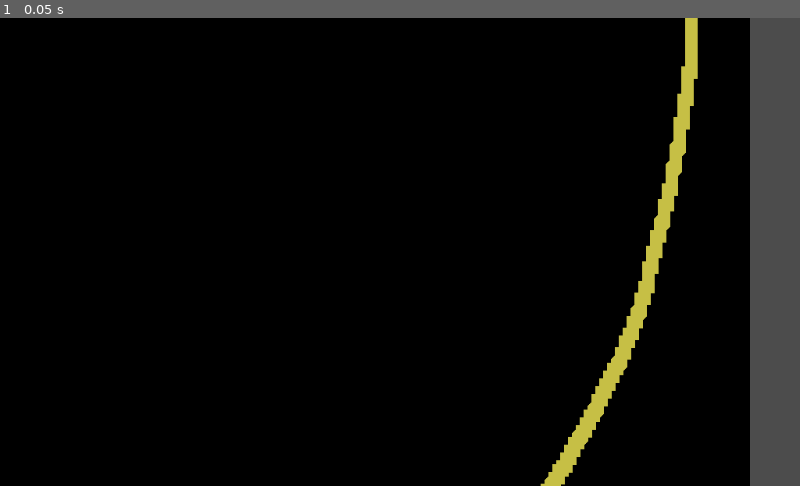
Above: before the commit, frame 1.
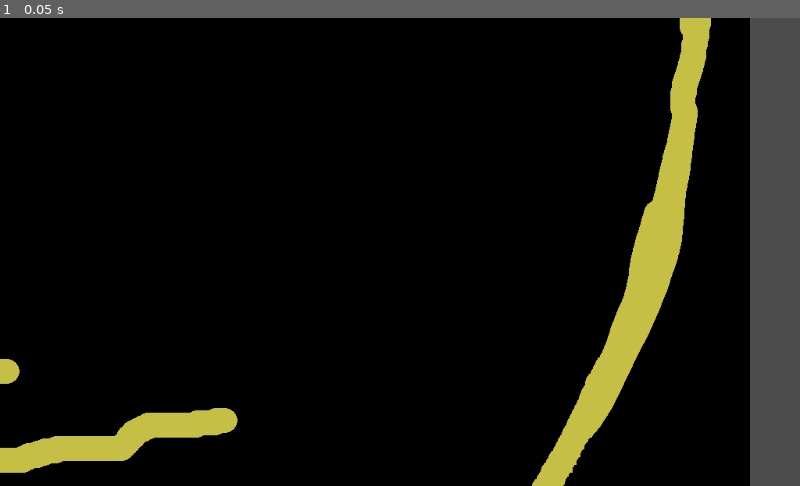
Above: after the commit, the same moment.

Repository: d0ctajones/gmtk-nugget
Game: Godot game, scene res://level/level.tscn
Same seed, same stepped clock (60 frames per second), same inputs: the game is played once before the commit and once after it. The project has no main scene, so this scene is started directly.
Inputs:
- Up to frame 1 (0.05 s): no input

The runs differ from the first frame. In frame 1, 4.3% of the frame differs, in the area x 0-89%, y 0-100%.

Commit message:
more platforms and collision

Diff:
--- a/level/level.tscn
+++ b/level/level.tscn
@@ -11,10 +11,10 @@
 position = Vector2( -66, 866 )
 
 [node name="CollisionPolygon2D" type="CollisionPolygon2D" parent="."]
-polygon = PoolVector2Array( -71, 891, -26, 891, -25, 892, 42, 892, 45, 889, 47, 888, 50, 885, 53, 882, 55, 881, 57, 879, 61, 877, 67, 875, 69, 874, 72, 873, 74, 872, 78, 870, 80, 869, 81, 868, 83, 867, 85, 866, 88, 865, 109, 865, 113, 866, 119, 869, 122, 872, 123, 873, 125, 876, 126, 878, 129, 880, 133, 882, 135, 883, 138, 886, 140, 888, 142, 891, 164, 891, 164, 915, -72, 916, -72, 892 )
+polygon = PoolVector2Array( -71, 891, -26, 891, -25, 892, 30, 892, 39, 888, 42, 887, 46, 887, 50, 885, 53, 882, 57, 879, 61, 877, 67, 875, 69, 874, 72, 873, 78, 870, 81, 868, 85, 866, 88, 865, 109, 865, 113, 866, 119, 869, 123, 873, 126, 878, 129, 880, 133, 882, 135, 883, 140, 884, 147, 884, 164, 884, 164, 915, -72, 916, -72, 892 )
 
 [node name="CollisionPolygon2D2" type="CollisionPolygon2D" parent="."]
-polygon = PoolVector2Array( -71, 892, -100, 892, -102, 891, -111, 889, -121, 888, -128, 885, -137, 884, -151, 884, -153, 883, -158, 882, -163, 882, -167, 880, -170, 879, -176, 878, -179, 878, -181, 877, -185, 876, -195, 874, -207, 872, -218, 870, -228, 868, -233, 867, -244, 865, -258, 862, -265, 861, -266, 885, -71, 918 )
+polygon = PoolVector2Array( -71, 892, -100, 892, -111, 891, -121, 889, -128, 886, -137, 885, -151, 885, -163, 883, -180, 879, -193, 877, -206, 874, -216, 872, -227, 870, -242, 867, -257, 864, -265, 861, -266, 885, -71, 918 )
 
 [node name="CollisionPolygon2D3" type="CollisionPolygon2D" parent="."]
 polygon = PoolVector2Array( 25, 824, 23, 820, 20, 817, 16, 815, 4, 815, 2, 814, 0, 813, -4, 812, -11, 812, -16, 810, -2 …(319 unchanged characters)…
@@ -29,8 +29,29 @@
 polygon = PoolVector2Array( -187, 620, -185, 614, -180, 610, -178, 609, -154, 609, -147, 610, -142, 611, -138, 610, -13 …(260 unchanged characters)…
 
 [node name="CollisionPolygon2D7" type="CollisionPolygon2D" parent="."]
-polygon = PoolVector2Array( 163, 891, 195, 891, 198, 889, 202, 887, 218, 887, 226, 885, 233, 883, 240, 881, 242, 880, 250, 878, 261, 876, 272, 874, 283, 872, 291, 870, 301, 867, 307, 865, 313, 863, 319, 861, 323, 860, 330, 860, 337, 858, 361, 856, 365, 855, 369, 854, 371, 853, 372, 852, 376, 852, 378, 851, 383, 851, 389, 849, 392, 847, 395, 847, 399, 845, 402, 842, 417, 842, 417, 862, 230, 907, 182, 915, 163, 915 )
+polygon = PoolVector2Array( 174, 881, 186, 881, 202, 881, 212, 879, 232, 877, 246, 875, 262, 874, 277, 870, 294, 866, 306, 859, 318, 855, 333, 855, 343, 849, 357, 836, 392, 847, 375, 874, 230, 907, 182, 915, 163, 915, 164, 884, 169, 884 )
 
 [node name="CollisionPolygon2D8" type="CollisionPolygon2D" parent="."]
 position = Vector2( 0, -1 )
-polygon = PoolVector2Array( -265, 862, -265, 861, -278, 861, -291, 858, -299, 856, -301, 856, -305, 851, -321, 846, -361, 836, -406, 821, -428, 810, -443, 802, -457, 792, -462, 792, -462, 787, -472, 787, -473, 815, -369, 862, -265, 885 )
+polygon = PoolVector2Array( -265, 862, -265, 861, -278, 861, -291, 858, -299, 856, -301, 856, -305, 851, -321, 846, -361, 836, -407, 823, -429, 812, -437.954, 805.604, -441, 799, -449, 792, -458, 788, -462, 787, -486, 772, -500, 754, -509, 730, -520, 706, -532, 688, -552, 668, -570, 661, -516, 774, -473, 815, -369, 862, -265, 885 )
+
+[node name="CollisionPolygon2D9" type="CollisionPolygon2D" parent="."]
+polygon = PoolVector2Array( -297, 600, -347, 600, -351, 598, -359, 596, -371, 592, -382, 584, -397, 576, -405, 570, -411, 570, -415, 572, -418, 575, -420, 579, -420, 587, -414, 598, -407, 606, -383, 618, -359, 624, -337, 628, -299, 628, -294, 625, -289, 617, -288, 614, -288, 609, -289, 607, -290, 605, -293, 602 )
+
+[node name="CollisionPolygon2D10" type="CollisionPolygon2D" parent="."]
+polygon = PoolVector2Array( -504, 495, -465, 496, -402, 490, -329, 475, -289, 464, -245, 434, -245, 428, -244, 420, -249, 412, -255, 408, -264, 407, -291, 419, -288, 422, -294, 431, -348, 445 )
+
+[node name="CollisionPolygon2D11" type="CollisionPolygon2D" parent="."]
+polygon = PoolVector2Array( -306, 381, -287, 361, -274, 347, -265, 325, -260, 301, -248, 238, -242, 187, -233, 117, -268, 114, -281, 228, -301, 325, -342, 365 )
+
+[node name="CollisionPolygon2D12" type="CollisionPolygon2D" parent="."]
+polygon = PoolVector2Array( -306, 381, -316, 398, -333, 405, -345, 416, -345, 427, -344, 429, -326, 429, -298, 420, -290, 419, -293, 428, -351, 444, -359, 415, -332, 389 )
+
+[node name="CollisionPolygon2D13" type="CollisionPolygon2D" parent="."]
+polygon = PoolVector2Array( -157, 490, -165, 490, -172, 487, -178, 479, -178, 471, -174, 462, -164, 456, -158, 446, -146, 418, -142, 395, -142, 360, -145, 351, -153, 334, -162, 328, -174, 315, -175, 304, -169, 293, -162, 290, -157, 290, -142, 297, -136, 304, -123, 316, -110, 345, -110, 388, -102, 411, -91, 417, -68, 425, -31, 434, -13, 437, 11, 437, 17, 440, 25, 450, 25, 457, 21, 463, 11, 469, -39, 469, -59, 464, -103, 454, -119, 444, -131, 471, -141, 482 )
+
+[node name="CollisionPolygon2D14" type="CollisionPolygon2D" parent="."]
+polygon = PoolVector2Array( 349, 843, 358, 831, 366, 823, 380, 810, 414, 794, 447, 788, 466, 785, 493, 773, 510, 763, 543, 740, 555, 724, 572, 714, 594, 691, 600, 687, 609, 678, 651, 636, 680, 600, 720, 600, 674, 657, 598, 740, 524, 800, 417, 839 )
+
+[node name="CollisionPolygon2D15" type="CollisionPolygon2D" parent="."]
+polygon = PoolVector2Array( -13, 564, -11, 559, 0, 551, 18, 551, 33, 545, 52, 540, 70, 536, 142, 536, 147, 535, 150, 531, 154, 525, 160, 519, 165, 516, 175, 511, 186, 506, 240, 506, 249, 503, 265, 503, 274, 500, 291, 500, 300, 505, 303, 513, 303, 519, 300, 526, 290, 532, 279, 535, 254, 538, 202, 538, 195, 540, 182, 549, 173, 558, 167, 563, 161, 568, 80, 568, 74, 571, 59, 574, 52, 577, 42, 579, 33, 583, 0, 583, -9, 578, -12, 573, -13, 570 )
Binary file changed: level/level.aseprite
Binary file changed: level/level.png
